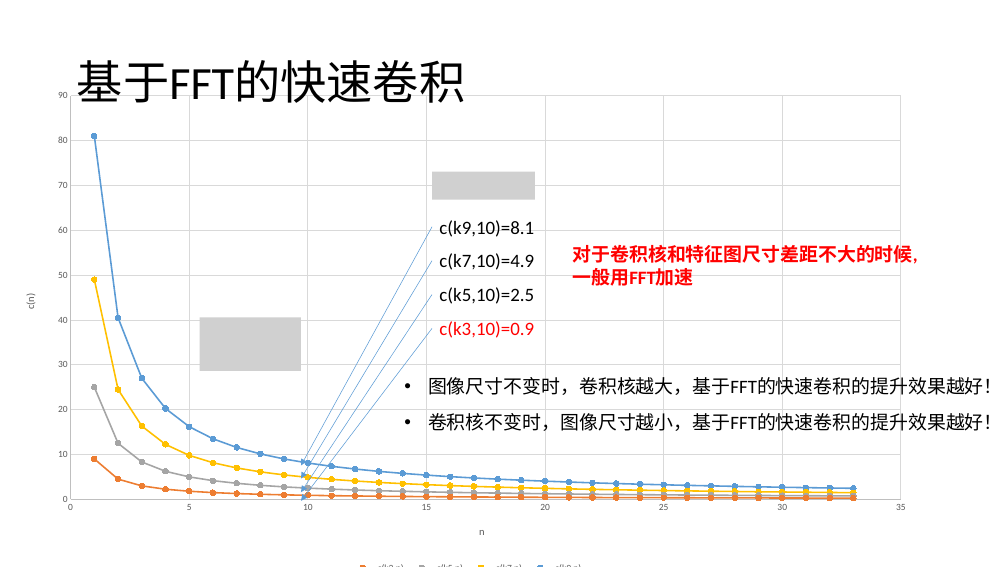
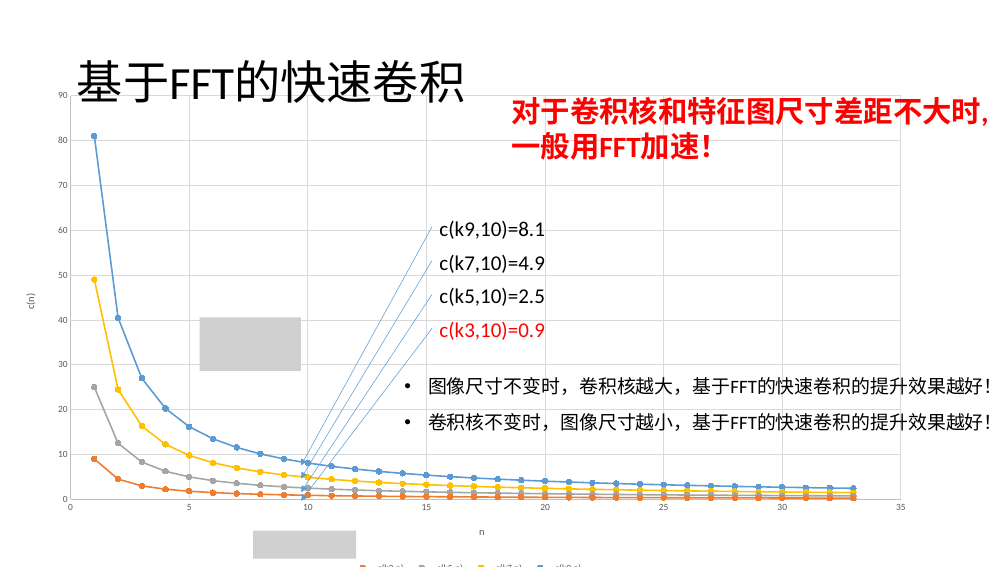
Before and after one commit to LeonJinC/Fast-Convolution-with-SIMD-and-GEMM, a slide deck: slide 7 of 结合SIMD和GEMM的快速卷积及其在高斯模糊中的应用.pptx (slide 6 before the commit). Drawn at 1008x567 pixels with LibreOffice and Linux fonts; fonts in the diff are those of the drawing; grey boxes stand for pictures. Boxes give left, top, right and bottom in pixels: in the first picture for what was removed or moved away, otherwise in the second. Text is boxed around its words. In the diff, an @@ line names an element or a change of style, - is before the commit and + after.

```diff
--- a/结合SIMD和GEMM的快速卷积及其在高斯模糊中的应用.pptx
+++ b/结合SIMD和GEMM的快速卷积及其在高斯模糊中的应用.pptx
@@ text at [511,97,988,160]: text changed; size 18 to 28 pt @@
-对于卷积核和特征图尺寸差距不大的时候,
-一般用FFT加速
+对于卷积核和特征图尺寸差距不大时,
+一般用FFT加速！
@@ picture removed at [432,172,535,200] @@
@@ size 18 to 20 pt in 4 elements at [439,322,544,340], [439,288,544,306], [439,255,544,273], [439,221,544,239] @@
@@ picture added at [253,531,356,559] @@
```
Also in this commit, not shown: 21 other slides changed, 4 slides added, 1 slide removed, 2 other files.
